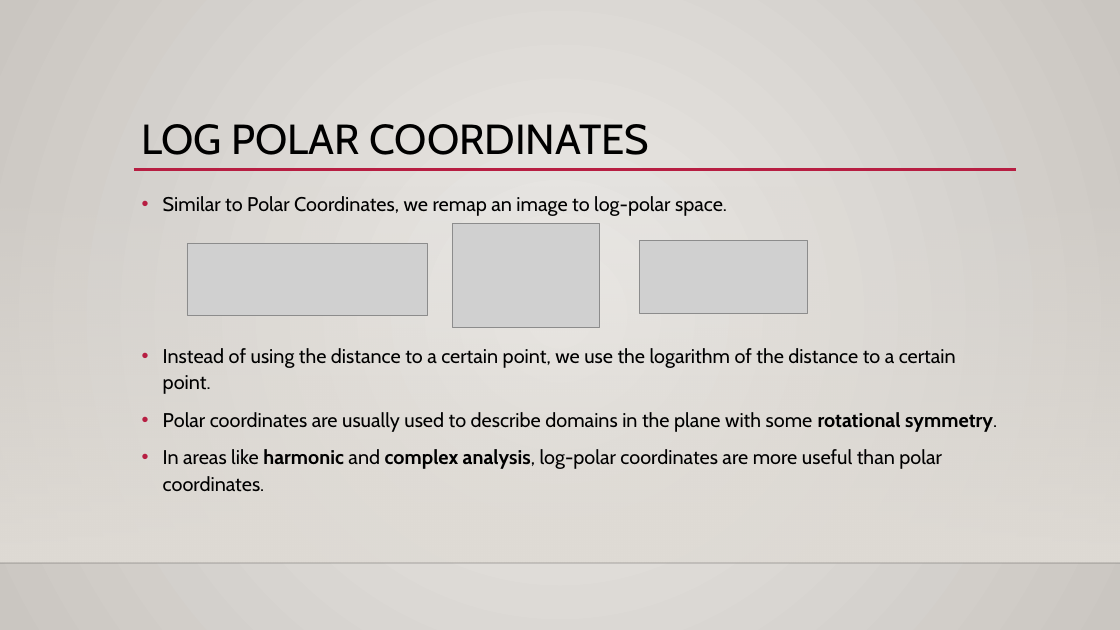
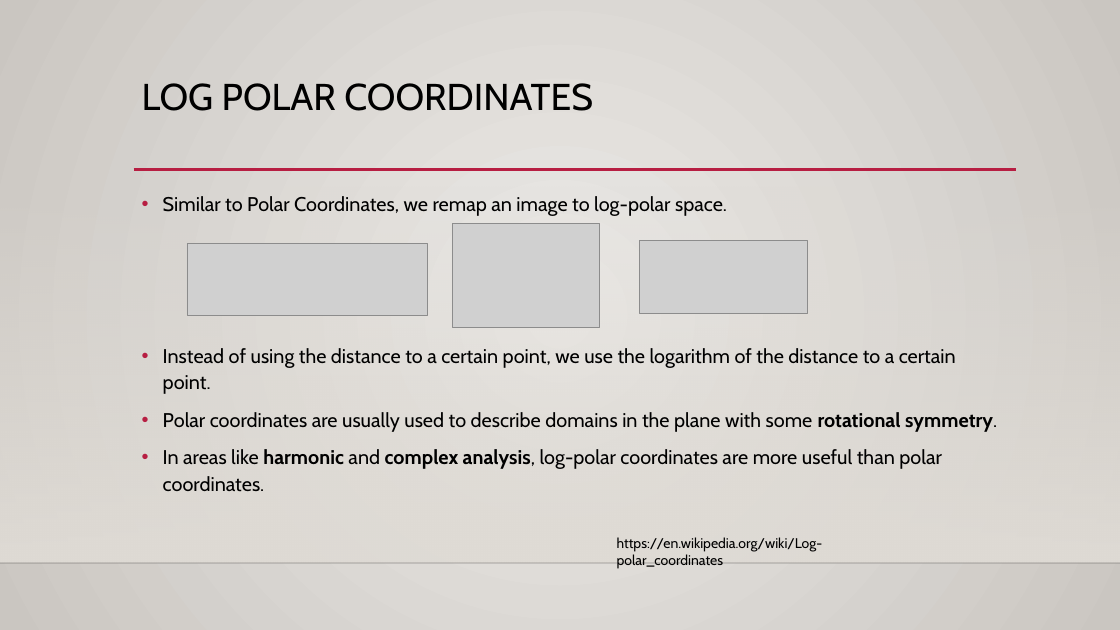
Before and after one commit to michaeltran/DIP-Image-Geometric-Transformation, a slide deck: slide 28 of DIP_Presentation.pptx (slide 25 before the commit). Drawn at 1120x630 pixels with LibreOffice and Linux fonts; fonts in the diff are those of the drawing; grey boxes stand for pictures; background and template pictures are left out. Boxes give left, top, right and bottom in pixels: in the first picture for what was removed or moved away, otherwise in the second. Text is boxed around its words. In the diff, an @@ line names an element or a change of style, - is before the commit and + after.

```diff
--- a/DIP_Presentation.pptx
+++ b/DIP_Presentation.pptx
@@ title "LOG POLAR COORDINATES": place and size @@
-title "LOG POLAR COORDINATES" at (142, 124, 650, 155)
+title "LOG POLAR COORDINATES" at (142, 83, 593, 111)
@@ title "LOG POLAR COORDINATES" at (142, 83, 593, 111): size 36 to 32 pt @@
@@ text added at (617, 537, 823, 569), 12 pt, text #000000 @@
+https://en.wikipedia.org/wiki/Log-polar_coordinates
```
Also in this commit, not shown: 17 other slides changed, 3 slides added.
